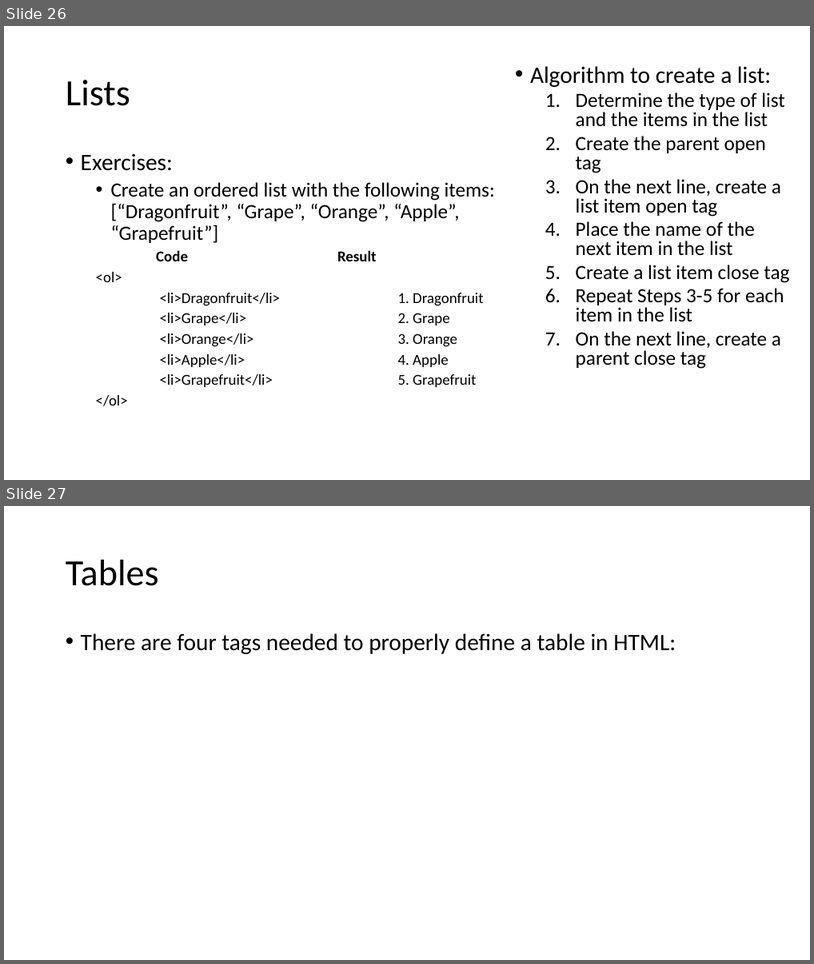
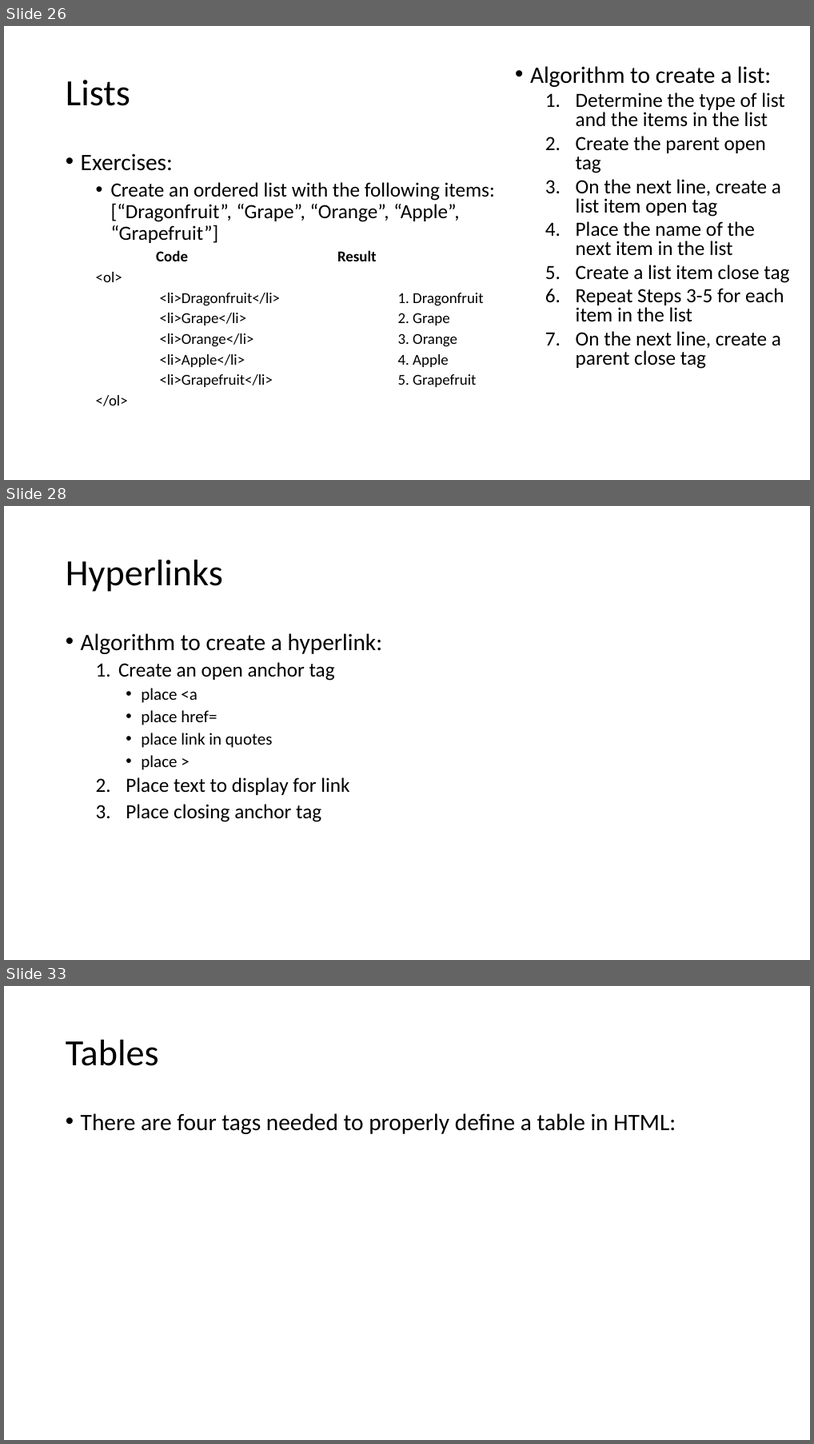
Before and after one commit to MrJoshGross/Course-Curricular-Material, a slide deck: wip/Lecture 9 - More HTML Tags.pptx. Shown one above the other, each under a label of ours: slides 26 and 27 before the commit, slides 26, 28 and 33 after it; the slides between them are not shown. The pictures are 814x964 and 814x1444 pixels, drawn with LibreOffice and Linux fonts; fonts in the diff are those of the drawing. Boxes give left, top, right and bottom in pixels: in the first picture for what was removed or moved away, otherwise in the second. Text is boxed around its words. In the diff, an @@ line names an element or a change of style, - is before the commit and + after.

Commit message:
Update Lecture 9 - More HTML Tags.pptx
add section for hyperlinks

```diff
--- a/wip/Lecture 9 - More HTML Tags.pptx
+++ b/wip/Lecture 9 - More HTML Tags.pptx
@@ slide 28 added at <box>4,506,810,960</box>, background #FFFFFF @@
@@ title added at <box>66,560,223,592</box>, 44 pt, text #000000 @@
+Hyperlinks
@@ text added at <box>81,633,383,822</box>, 24 pt, text #000000 @@
+• Algorithm to create a hyperlink:
+  1. Create an open anchor tag
+    • place <a
+    • place href=
+    • place link in quotes
+    • place >
+  2. Place text to display for link
+  3. Place closing anchor tag
@@ what was slide 27 is now slide 33 @@
```
Also in this commit, not shown: 2 slides changed, 5 other slides added.
